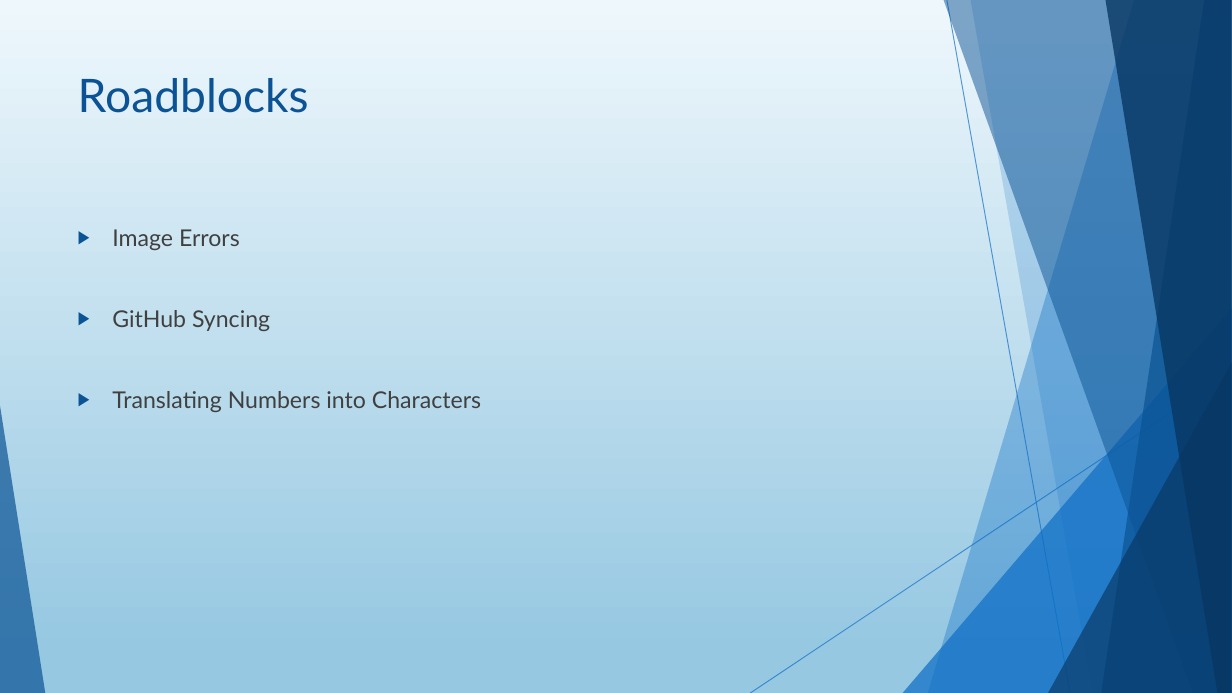
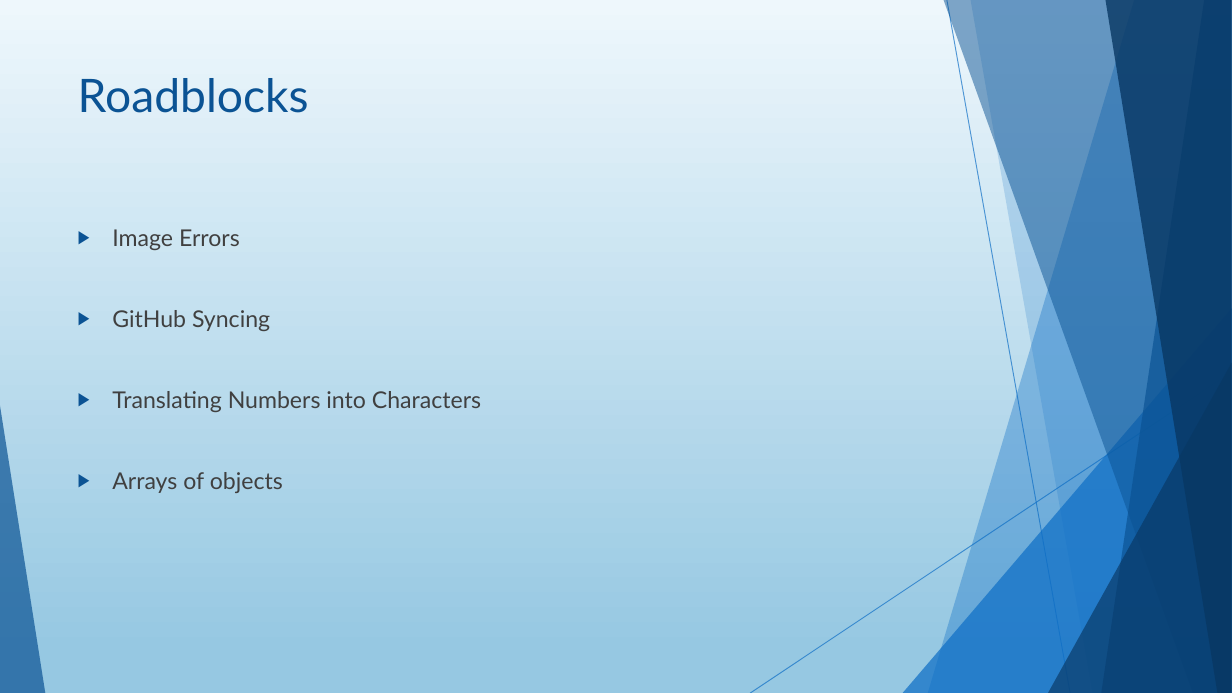
Before and after one commit to Harrison-Palmer/Typing-Tutor, a slide deck: slide 6 of TypingTutorPowerPoint.pptx. Drawn at 1232x693 pixels with LibreOffice and Linux fonts; fonts in the diff are those of the drawing. Boxes give left, top, right and bottom in pixels: in the first picture for what was removed or moved away, otherwise in the second. Text is boxed around its words. In the diff, an @@ line names an element or a change of style, - is before the commit and + after.

```diff
--- a/TypingTutorPowerPoint.pptx
+++ b/TypingTutorPowerPoint.pptx
@@ text at box(112, 472, 283, 493): paragraph added @@
+▶ Arrays of objects
```
Also in this commit, not shown: 4 other slides changed.
